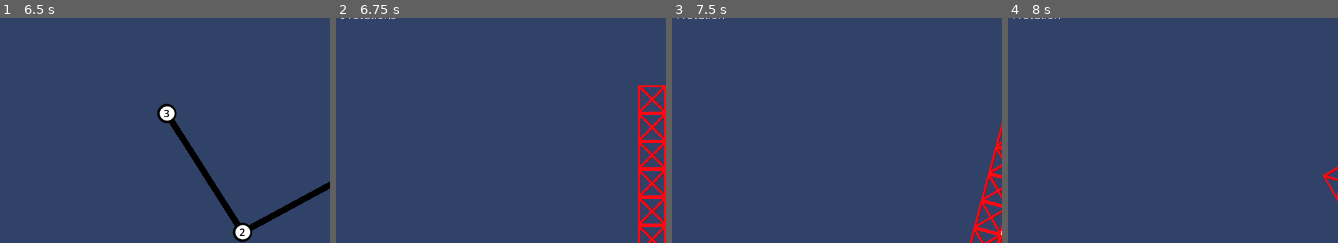
Above: before the commit, frames 1-4 (left to right).
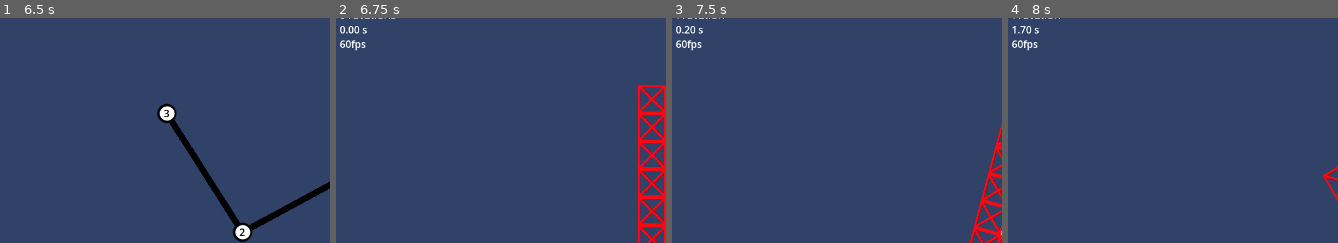
Above: after the commit, the same moments.

Repository: wojtekmal/escape-blocks
Game: Godot game, scene res://menu_stuff/menu_2.tscn
The game is run twice, just before and just after one commit, with the same random seed, the same clock (stepped at 60 frames per second) and the same inputs.
Inputs (mouse positions are % of the whole screen's width and height, from its top left):
- Up to frame 1 (6.5 s): click (38, 16) at 0.52 s; tap Enter at 1.25 s; move the mouse to (87, 45) at 1.27 s; hold Right (gravity_right) 1.28-2.03 s; hold W (jump) 1.28-2.03 s; click (87, 45) at 1.42 s; tap R (restart) at 2, 2.75, 3.5, 4.25, 4.9, 5 s; move the mouse to (36, 55) at 2.02 s; hold Left (gravity_left) 2.03-2.78 s; tap W (jump) at 2.1, 2.27, 2.57, 3.6, 3.77, 4.07, 5.1, 5.27, 5.57 s; move the mouse to (73, 28) at 2.77 s; hold Right (gravity_right) 2.78-3.53 s; hold W (jump) 2.78-3.53 s; move the mouse to (54, 70) at 3.52 s; hold Up (gravity_up) 3.53-4.28 s; click (54, 70) at 3.67 s; move the mouse to (97, 65) at 4.27 s; hold W (jump) 4.28-5.03 s; hold Left (gravity_left) from 4.28 s (still down); move the mouse to (24, 35) at 5.02 s; tap Escape (pause, bound only after the commit) at 5.65 s; move the mouse to (67, 50) at 5.77 s; hold W (jump) from 5.78 s (still down); click (67, 50) at 5.92 s
- Up to frame 2 (6.75 s): release Left (gravity_left) at 6.5 s; release W (jump) at 6.5 s; click "1" at 6.5 s
- Up to frame 3 (7.5 s): move the mouse to (42, 25) at 7.27 s; hold Right (gravity_right) from 7.28 s (still down); tap W (jump) at 7.35 s
- Up to frame 4 (8 s): keep holding Right (gravity_right); tap W (jump) at 7.52, 7.82 s
The pictures show only the part of the screen within x 0-50%, y 3-53%; the shares and areas given below are measured in that part.

Frame 1 is identical in both runs. In frame 2, 0.4% of the frame differs, in the area x 1-10%, y 3-15%; in frame 3, 0.3%; in frame 4, 0.3%.

Commit message:
stopwatch + pause

Diff:
--- a/engine/levels/LevelTemplate.tscn
+++ b/engine/levels/LevelTemplate.tscn
@@ -322,7 +322,7 @@
 collision_mask = 1
 board_cords = Vector2i(3, 2)
 board_dimensions = Vector2i(8, 5)
-x_speed = null
+x_speed = 0
 metadata/_edit_horizontal_guides_ = []
 
 [node name="BoardLimits" type="TileMap" parent="." groups=["board_limits"]]
--- a/engine/levels/level_restart.tscn
+++ b/engine/levels/level_restart.tscn
@@ -3,4 +3,5 @@
 [ext_resource type="Script" path="res://scripts/level_restart.gd" id="1_cj13w"]
 
 [node name="LevelRestart" type="Node2D"]
+process_mode = 3
 script = ExtResource("1_cj13w")
--- a/engine/levels/test_level_template.tscn
+++ b/engine/levels/test_level_template.tscn
@@ -1,14 +1,15 @@
-[gd_scene load_steps=2 format=3 uid="uid://o5wwgygxb364"]
+[gd_scene load_steps=3 format=3 uid="uid://o5wwgygxb364"]
 
 [ext_resource type="PackedScene" uid="uid://bk50fllxbyt1k" path="res://levels/LevelTemplate.tscn" id="1_abf3c"]
+[ext_resource type="Script" path="res://scripts/stopwatch.gd" id="2_fjjyv"]
 
 [node name="LevelTemplate" instance=ExtResource("1_abf3c")]
+process_mode = 1
 board_dimensions = Vector2i(80, 50)
 
 [node name="Player" parent="." index="0"]
 position = Vector2(0, -1440)
 board_dimensions = Vector2i(80, 50)
-x_speed = null
 
 [node name="BoardLimits" parent="." index="1"]
 layer_0/tile_data = PackedInt32Array(13172415, 0, 0, -13107521, 0, 0, 13172416, 0, 0, -13107520, 0, 0, 13172417, 0, 0,  …(33621 unchanged characters)…
@@ -22,3 +23,12 @@
 visible = false
 layer_0/tile_data = PackedInt32Array(262144, 131072, 131072, 196609, 131072, 196608, 196608, 131072, 65536, 262145, 131 …(33716 unchanged characters)…
 board_dimensions = Vector2i(80, 50)
+
+[node name="Timer" type="CanvasLayer" parent="Control" index="1"]
+script = ExtResource("2_fjjyv")
+
+[node name="RichTextLabel" type="RichTextLabel" parent="Control/Timer" index="0"]
+offset_left = 6.0
+offset_top = 26.0
+offset_right = 239.0
+offset_bottom = 89.0
--- a/engine/levels/wojtekmal_testuje_drzwi.tscn
+++ b/engine/levels/wojtekmal_testuje_drzwi.tscn
@@ -8,7 +8,6 @@
 [node name="Player" parent="." index="0"]
 position = Vector2(0, -32)
 board_dimensions = Vector2i(10, 6)
-x_speed = 0
 
 [node name="BoardLimits" parent="." index="1"]
 layer_0/tile_data = PackedInt32Array(1638359, 0, 0, -1572905, 0, 0, 1638360, 0, 0, -1572904, 0, 0, 1638361, 0, 0, -1572 …(3873 unchanged characters)…
--- a/engine/project.godot
+++ b/engine/project.godot
@@ -80,6 +80,11 @@
 "events": [Object(InputEventKey,"resource_local_to_scene":false,"resource_name":"","device":-1,"window_id":0,"alt_pressed":false,"shift_pressed":false,"ctrl_pressed":false,"meta_pressed":false,"pressed":false,"keycode":0,"physical_keycode":82,"key_label":0,"unicode":114,"echo":false,"script":null)
 ]
 }
+pause={
+"deadzone": 0.5,
+"events": [Object(InputEventKey,"resource_local_to_scene":false,"resource_name":"","device":-1,"window_id":0,"alt_pressed":false,"shift_pressed":false,"ctrl_pressed":false,"meta_pressed":false,"pressed":false,"keycode":0,"physical_keycode":4194305,"key_label":0,"unicode":0,"echo":false,"script":null)
+]
+}
 
 [layer_names]
 
--- a/engine/scripts/LevelTemplate.gd
+++ b/engine/scripts/LevelTemplate.gd
@@ -14,6 +14,7 @@
 @onready var rotation_timer = $RotationTimer
 @onready var walls := $Walls
 @onready var counter := $Counter
+@onready var timer := $Control/Timer
 
 var rotations_number : int : set = update_counter
 var moving_entities = []
@@ -27,7 +28,7 @@
 var size : Vector2
 var positions_before_rotations_wasd = []
 var game_ended := false
-
+var game_started := false : set = set_started
 var to_remove := []
 
 # BLOCKS LIBRARY 👍
@@ -102,6 +103,7 @@
 
 	first_frame = false
 	frame_count += 1
+
 	remove()
 
 func manage_falling_entities(delta):
@@ -187,7 +189,9 @@
 
 	if Input.is_action_pressed("move_left"):
 		player.x_speed -= player.WALK_SPEED
+		game_started = true
 	if Input.is_action_pressed("move_right"):
+		game_started = true
 		player.x_speed += player.WALK_SPEED
 
 	player.x_speed *= player.friction
@@ -247,6 +251,7 @@
 	var coyote_timer = $Player/CoyoteTimer
 
 	if Input.is_action_just_pressed("jump") and (!player.is_falling or coyote_timer.time_left > 0):
+		game_started = true
 		player.y_speed = -400
 		coyote_timer.stop()
 
@@ -295,10 +300,13 @@
 
 	var rotations = 0
 	if(Input.is_action_just_pressed("gravity_right")):
+		game_started = true
 		rotations += 1
 	if(Input.is_action_just_pressed("gravity_up")):
+		game_started = true
 		rotations += 2
 	if(Input.is_action_just_pressed("gravity_left")):
+		game_started = true
 		rotations += 3
 
 	var wasd := get_tree().get_nodes_in_group("wasd")
@@ -510,3 +518,8 @@
 		return value - 1
 
 	return floor(value)
+
+func set_started(value : bool):
+	if game_started == false && value == true:
+		timer.stop(false)
+	game_started = value
--- a/engine/scripts/global.gd
+++ b/engine/scripts/global.gd
@@ -1,3 +1,3 @@
 extends Node
 
-var current_level
+var current_level : String = "1"
--- a/engine/scripts/level_restart.gd
+++ b/engine/scripts/level_restart.gd
@@ -10,7 +10,8 @@
 	"training_1" : preload("res://levels/roupiq_1.tscn"),
 }
 
-@export var current_level := "training_1"
+var paused = false
+@export var current_level : String
 
 func start(level_name : String):
 	for level in get_tree().get_nodes_in_group("level"):
@@ -26,5 +27,13 @@
 	start(current_level)
 
 func _process(delta):
+	if Input.is_action_just_pressed("pause"):
+		pause(not paused)
+
 	if Input.is_action_just_pressed("restart"):
 		start(current_level)
+
+func pause(value := true):
+	paused = value
+	for level in get_tree().get_nodes_in_group("level"):
+		get_tree().paused = value
--- /dev/null
+++ b/engine/scripts/stopwatch.gd
@@ -0,0 +1,17 @@
+extends CanvasLayer
+
+var _time := 0.0
+var timer_on := false
+
+func stop(value := true):
+	timer_on = not value
+
+func _process(delta):
+	if timer_on:
+		_time += delta
+	var ms = fmod(_time, 1) * 100
+	var sec = roundf(_time)
+#	$RichTextLabel.text =  str(sec) + ":" + str(ms)
+
+	$RichTextLabel.text =  "%d.%02d s" % [sec, ms]
+	$RichTextLabel.text += "\n" + str(roundf(1.0 / delta))  + "fps"
